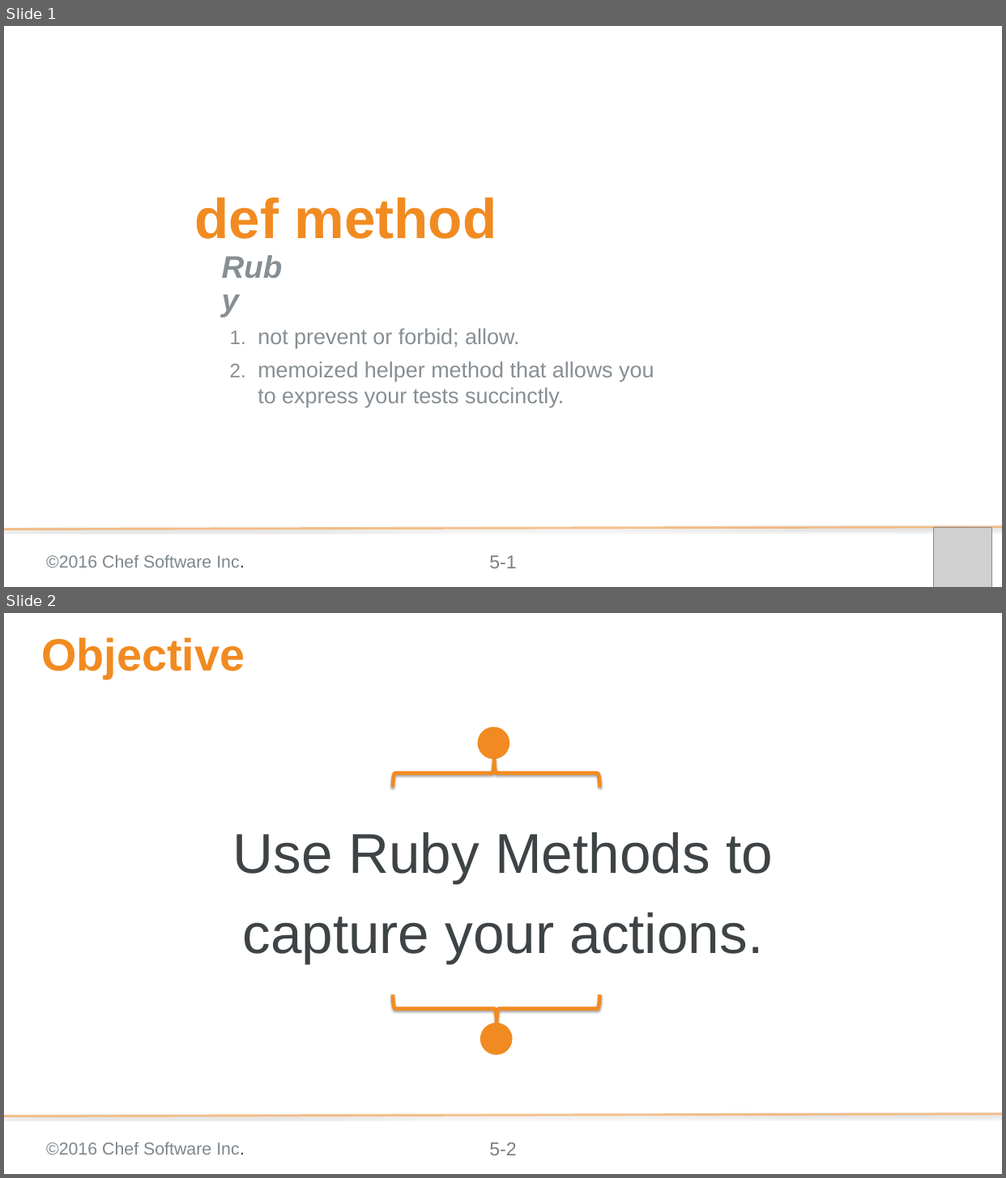
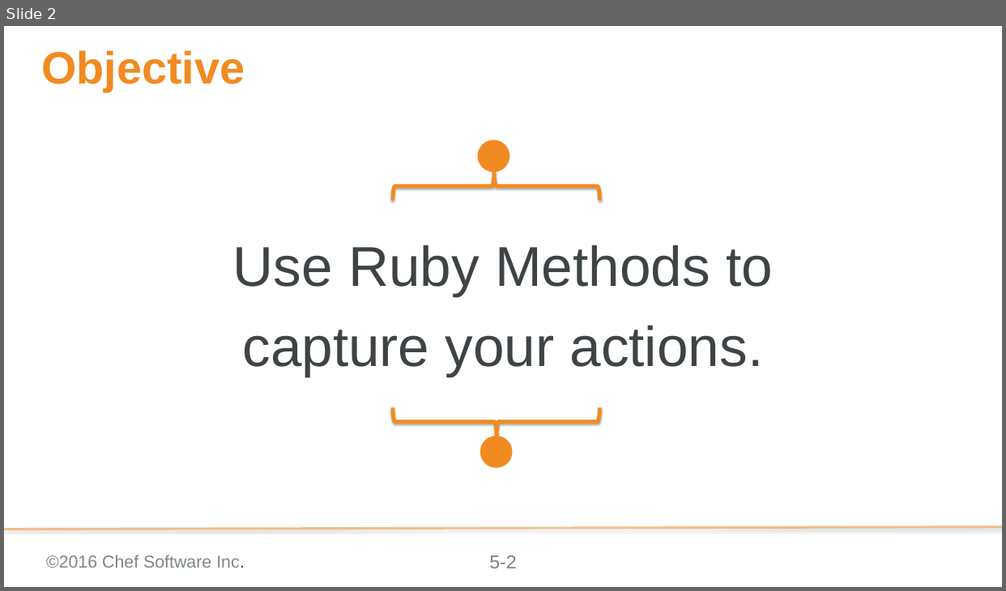
Before and after one commit to chef-training/elegant_tests, a slide deck: 05-def_method.pptx. Shown one above the other, each under a label of ours: slides 1 and 2 before the commit, slide 2 after it. The pictures are 1006x1178 and 1006x591 pixels, drawn with LibreOffice and Linux fonts; fonts in the diff are those of the drawing; grey boxes stand for pictures; background and template pictures are left out. Boxes give left, top, right and bottom in pixels: in the first picture for what was removed or moved away, otherwise in the second. Text is boxed around its words. In the diff, an @@ line names an element or a change of style, - is before the commit and + after.

```diff
--- a/05-def_method.pptx
+++ b/05-def_method.pptx
@@ slide 1 removed at (4,26,1002,587), background picture (left out); not listed: 3 template elements that a slide beside it also shows @@
@@ title removed at (194,197,496,239) @@
-def method
@@ text removed at (216,244,305,326) @@
-Ruby
@@ text removed at (258,328,654,408) @@
-1. not prevent or forbid; allow.
-2. memoized helper method that allows you to express your tests succinctly.
@@ picture removed at (933,527,992,587) @@
```
Also in this commit, not shown: 1 slide added, 7 other slides removed.
